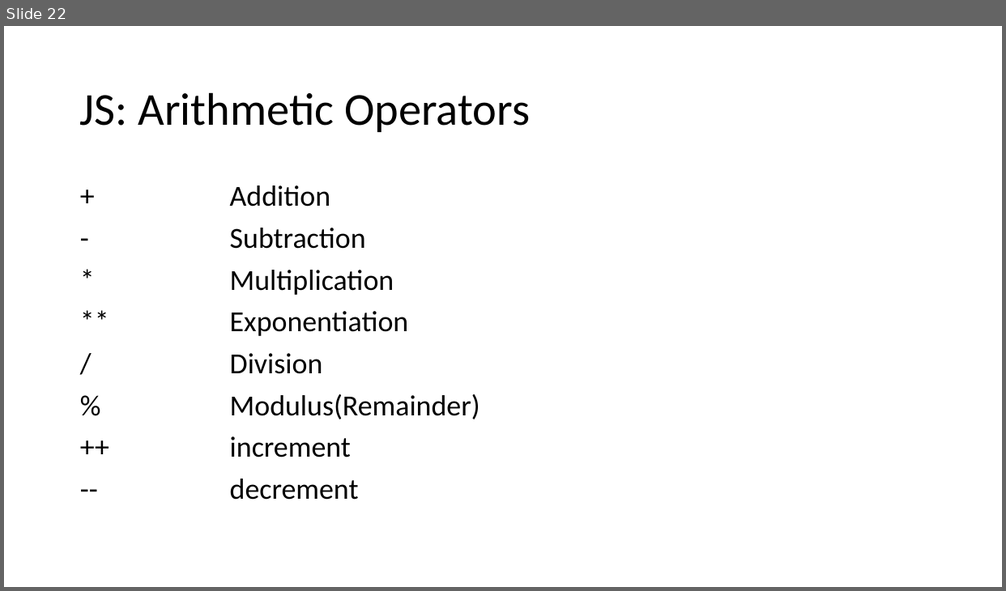
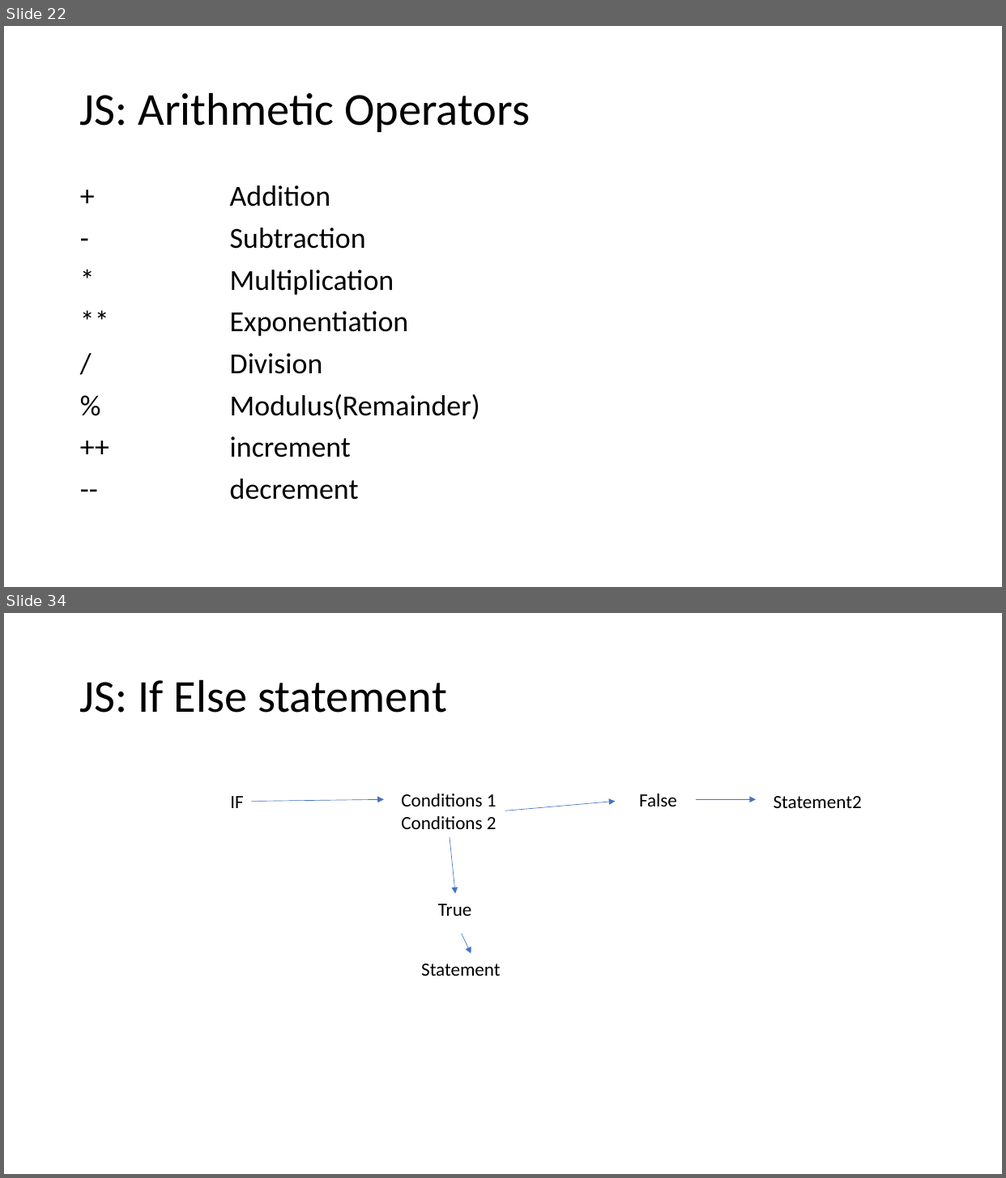
Before and after one commit to PiyushChaturvedii/Batch04, a slide deck: JavaScript.pptx. Shown one above the other, each under a label of ours: slide 22 before the commit, slides 22 and 34 after it; the slides between them are not shown. The pictures are 1006x591 and 1006x1178 pixels, drawn with LibreOffice and Linux fonts; fonts in the diff are those of the drawing. Boxes give left, top, right and bottom in pixels: in the first picture for what was removed or moved away, otherwise in the second. Text is boxed around its words. In the diff, an @@ line names an element or a change of style, - is before the commit and + after.

```diff
--- a/JavaScript.pptx
+++ b/JavaScript.pptx
@@ slide 34 added at [4, 613, 1002, 1174], background #FFFFFF @@
@@ title added at [80, 679, 447, 713], 44 pt, text #000000 @@
+JS: If Else statement
@@ text added at [230, 796, 243, 808], 18 pt, text #000000 @@
+IF
@@ arrow added from (252, 802) to (384, 799), #4472C4 0.5 pt @@
@@ text added at [401, 794, 496, 829], 18 pt, text #000000 @@
+Conditions 1
+Conditions 2
@@ arrow added from (505, 811) to (615, 802), #4472C4 0.5 pt @@
@@ text added at [639, 794, 677, 807], 18 pt, text #000000 @@
+False
@@ arrow added from (696, 799) to (756, 799), #4472C4 0.5 pt @@
@@ text added at [774, 796, 862, 808], 18 pt, text #000000 @@
+Statement2
@@ arrow added from (450, 837) to (455, 894), #4472C4 0.5 pt @@
@@ text added at [438, 904, 471, 916], 18 pt, text #000000 @@
+True
@@ arrow added from (462, 934) to (471, 954), #4472C4 0.5 pt @@
@@ text added at [421, 964, 500, 976], 18 pt, text #000000 @@
+Statement
```
Also in this commit, not shown: 12 other slides added, 5 other files.
